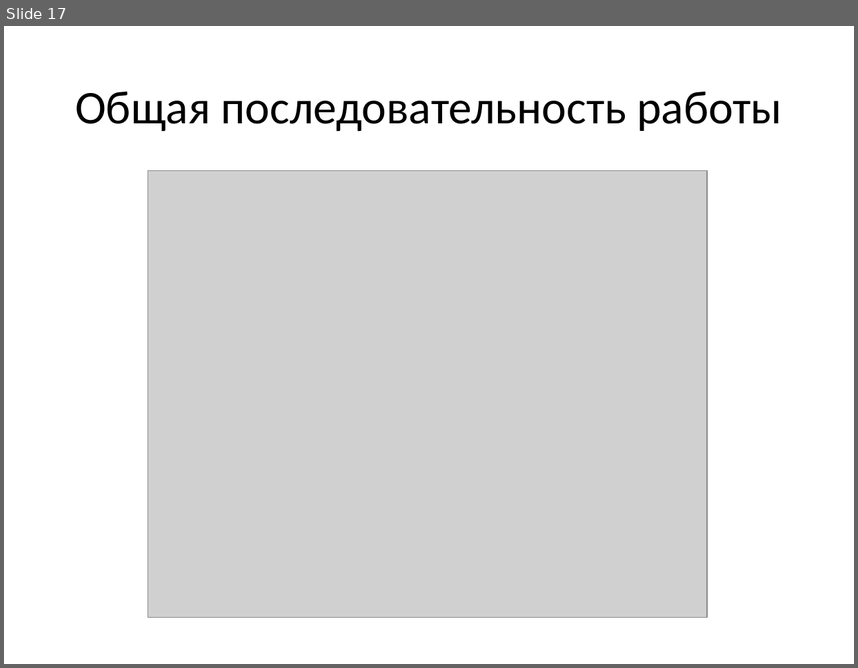
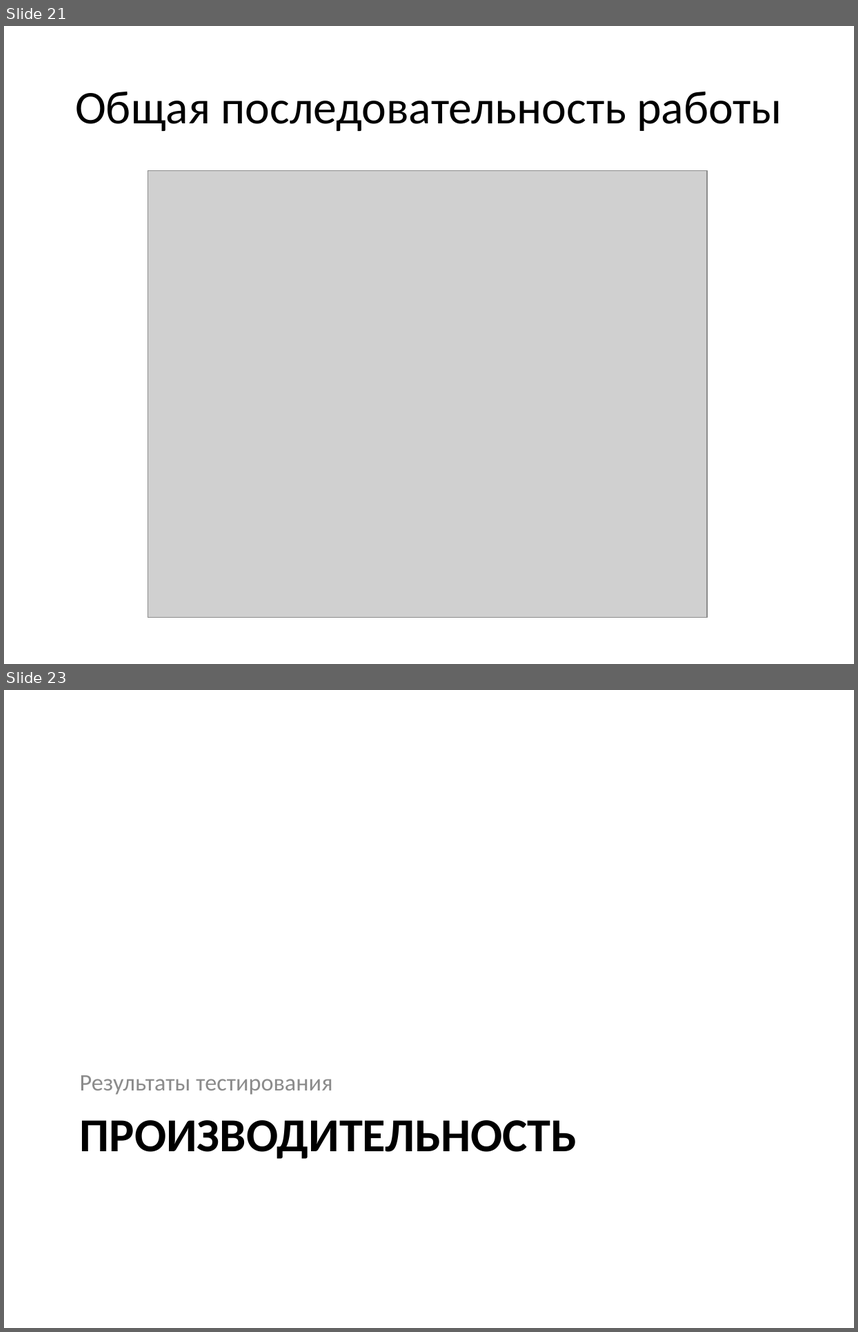
Before and after one commit to mikhail-putilov/archive, a slide deck: ВКР Путилов М.Ю. Презентация.pptx. Shown one above the other, each under a label of ours: slide 17 before the commit, slides 21 and 23 after it; the slides between them are not shown. The pictures are 858x668 and 858x1332 pixels, drawn with LibreOffice and Linux fonts; fonts in the diff are those of the drawing; grey boxes stand for pictures. Boxes give left, top, right and bottom in pixels: in the first picture for what was removed or moved away, otherwise in the second. Text is boxed around its words. In the diff, an @@ line names an element or a change of style, - is before the commit and + after.

```diff
--- a/ВКР Путилов М.Ю. Презентация.pptx
+++ b/ВКР Путилов М.Ю. Презентация.pptx
@@ slide 23 added at (4,690,854,1328), background #FFFFFF @@
@@ text added at (80,1075,332,1094), 20 pt, text #8C8C8C @@
+Результаты тестирования
@@ title added at (80,1120,577,1159), 40 pt, text #000000, bold @@
+ПРОИЗВОДИТЕЛЬНОСТЬ
@@ what was slide 17 is now slide 21 @@
```
Also in this commit, not shown: 13 slides changed, 6 other slides added, 1 slide removed, 4 other files.
